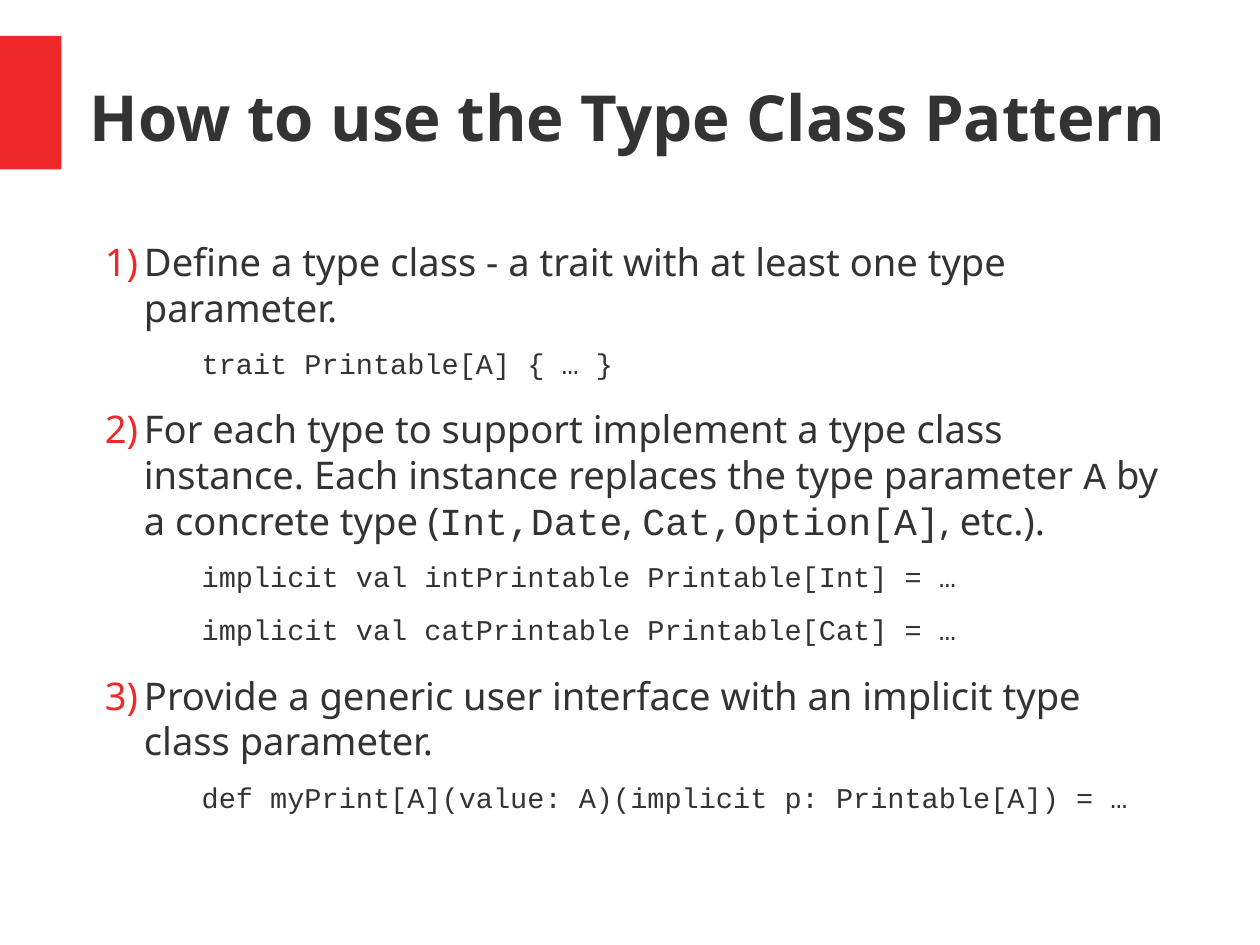
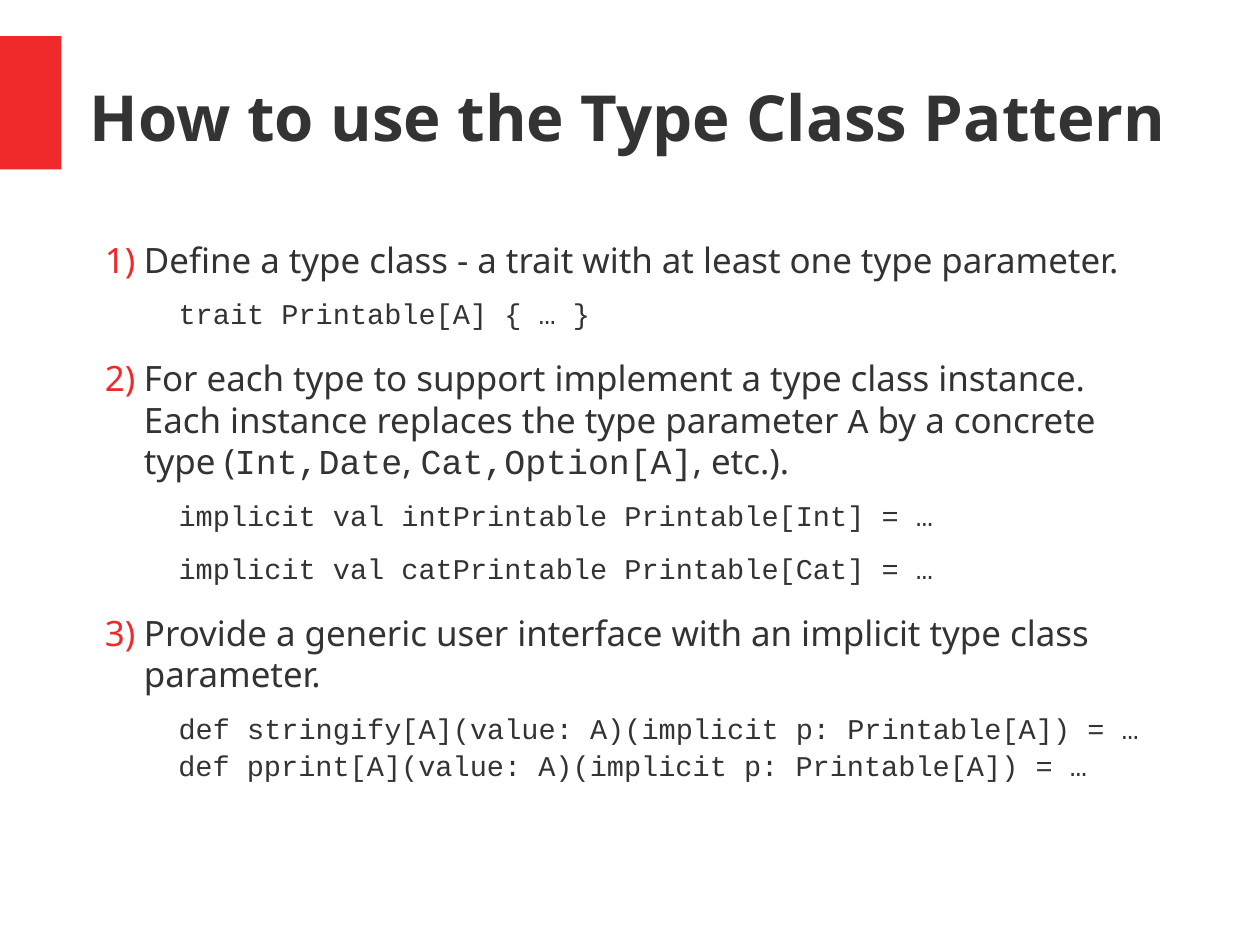
Before and after one commit to hermannhueck/typeclasses, a slide deck: slide 16 of Slides/TypeClasses.pptx. Drawn at 1260x945 pixels with LibreOffice and Linux fonts; fonts in the diff are those of the drawing. Boxes give left, top, right and bottom in pixels: in the first picture for what was removed or moved away, otherwise in the second. Text is boxed around its words. In the diff, an @@ line names an element or a change of style, - is before the commit and + after.

```diff
--- a/Slides/TypeClasses.pptx
+++ b/Slides/TypeClasses.pptx
@@ text at (x1=144, y1=246, x2=1118, y2=585): size 24 to 22 pt in "Define a type class - a trait ...", "For each type to support implement a ..." @@
@@ text at (x1=144, y1=619, x2=1089, y2=782): text changed; size 24 to 18 pt; font Noto Sans to Courier New @@
-3) Provide a generic user interface with an implicit type class parameter.
-   def myPrint[A](value: A)(implicit p: Printable[A]) = …
+3) Provide a generic user interface with an implicit type class parameter.
+   def stringify[A](value: A)(implicit p: Printable[A]) = …
+   def pprint[A](value: A)(implicit p: Printable[A]) = …
```
Also in this commit, not shown: 12 other slides changed, 1 other file.
